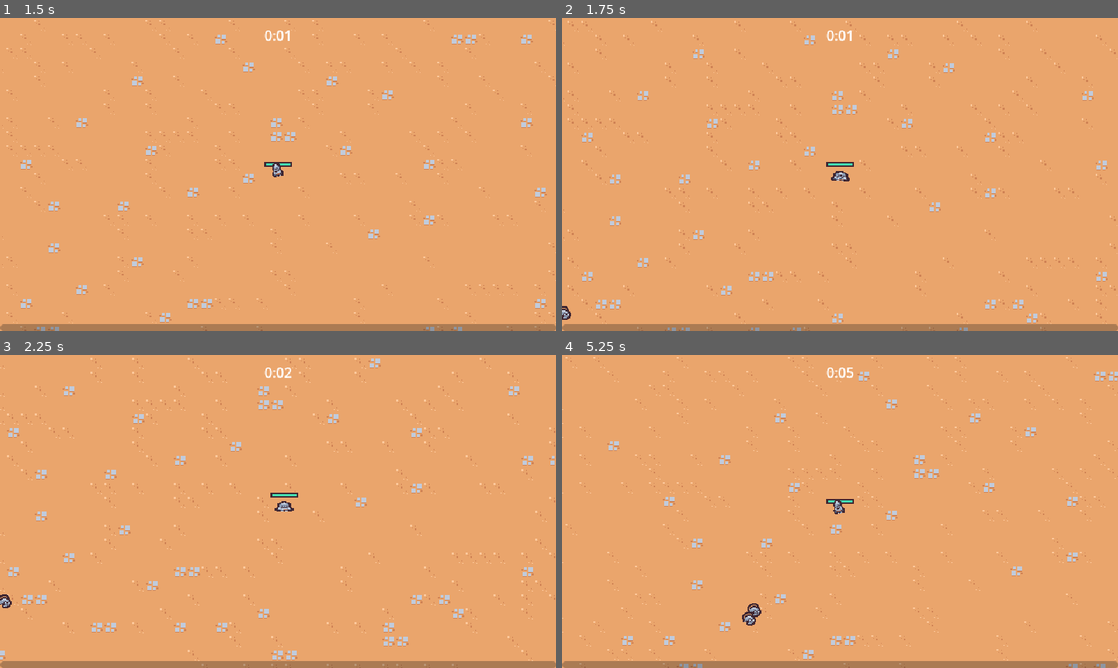
Above: before the commit, frames 1-4 (two rows, left to right).
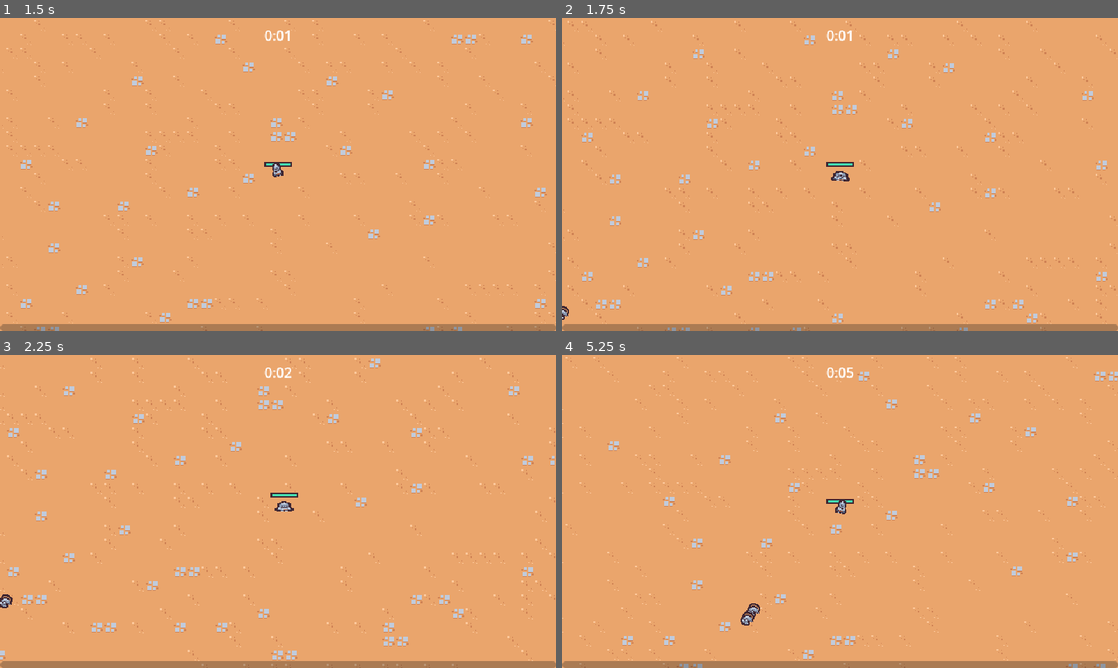
Above: after the commit, the same moments.

Repository: AntonMulder/2dsurvivorscourse
Game: Godot game, scene res://scenes/main/main.tscn
The game is run twice, just before and just after one commit, with the same random seed, the same clock (stepped at 60 frames per second) and the same inputs.
Inputs (mouse positions are in pixels of both pictures, inside the frame that each line leads up to):
- Up to frame 1 (1.5 s): tap Enter at 0.5 s; move the mouse to (400, 158) at 0.52 s; press the mouse at (400, 158) at 0.53 s; hold D (move_right) 0.53-1.28 s; move the mouse to (166, 190) at 1.27 s; release the mouse at (166, 190) at 1.28 s; hold S (move_down) from 1.28 s (still down); click (166, 190) at 1.35 s
- Up to frame 2 (1.75 s): keep holding S (move_down)
- Up to frame 3 (2.25 s): move the mouse to (333, 442) at 2.02 s; release S (move_down) at 2.03 s; press the mouse at (333, 442) at 2.03 s; hold D (move_right) from 2.03 s (still down)
- Up to frame 4 (5.25 s): move the mouse to (812, 574) at 2.77 s; release D (move_right) at 2.78 s; release the mouse at (812, 574) at 2.78 s; hold W (move_up) 2.78-3.53 s; click (812, 574) at 2.85 s; move the mouse to (1006, 558) at 3.52 s; press the mouse at (1006, 558) at 3.53 s; hold A (move_left) 3.53-5.03 s; move the mouse to (673, 464) at 4.27 s; release the mouse at (673, 464) at 4.28 s; click (673, 464) at 4.35 s; move the mouse to (867, 511) at 5.02 s; press the mouse at (867, 511) at 5.03 s; hold S (move_down) from 5.03 s (still down)

Frame 1 is identical in both runs. In frame 2, less than 0.1% of the frame differs, in the area x 0-2%, y 92-97%; in frame 3, less than 0.1%; in frame 4, 0.2%, in the area x 32-52%, y 46-87%.

Commit message:
Animating Enemy Death

Diff:
--- a/scenes/component/death_component.tscn
+++ b/scenes/component/death_component.tscn
@@ -1,20 +1,45 @@
-[gd_scene load_steps=9 format=3 uid="uid://bx3w05c8lwwv2"]
-
-[ext_resource type="Texture2D" uid="uid://b6u0ifcvi2lf" path="res://scenes/game_objects/basic_enemy/basic_enemy.png" id="2_13ykv"]
+[gd_scene load_steps=8 format=3 uid="uid://bx3w05c8lwwv2"]
 
 [sub_resource type="GDScript" id="GDScript_48few"]
-script/source = "extends Node2D
+script/source = "class_name DeathComponent extends Node2D
+
+@export var health_component: HealthComponent
+@export var sprite: Sprite2D
+
+@onready var animation_player: AnimationPlayer = $AnimationPlayer
+@onready var gpu_particles_2d: GPUParticles2D = $GPUParticles2D
+
+func _ready() -> void:
+    gpu_particles_2d.texture = sprite.texture
+    health_component.died.connect(on_died)
 
 
-# Called when the node enters the scene tree for the first time.
-func _ready() -> void:
-    pass # Replace with function body.
+func on_died() -> void:
+    var spawn_position: Vector2 = (owner as Node2D).global_position
 
+    var entities: Node2D = get_tree().get_first_node_in_group(\"entities_layer\")
+    get_parent().remove_child(self)
+    entities.add_child(self)
 
-# Called every frame. 'delta' is the elapsed time since the previous frame.
-func _process(delta: float) -> void:
-    pass
+    global_position = spawn_position
+    animation_player.play(\"default\")
+
 "
+
+[sub_resource type="Animation" id="Animation_ytpkc"]
+length = 0.001
+tracks/0/type = "value"
+tracks/0/imported = false
+tracks/0/enabled = true
+tracks/0/path = NodePath("GPUParticles2D:emitting")
+tracks/0/interp = 1
+tracks/0/loop_wrap = true
+tracks/0/keys = {
+"times": PackedFloat32Array(0),
+"transitions": PackedFloat32Array(1),
+"update": 1,
+"values": [false]
+}
 
 [sub_resource type="Animation" id="Animation_jw71x"]
 resource_name = "default"
@@ -45,21 +70,6 @@
 }]
 }
 
-[sub_resource type="Animation" id="Animation_ytpkc"]
-length = 0.001
-tracks/0/type = "value"
-tracks/0/imported = false
-tracks/0/enabled = true
-tracks/0/path = NodePath("GPUParticles2D:emitting")
-tracks/0/interp = 1
-tracks/0/loop_wrap = true
-tracks/0/keys = {
-"times": PackedFloat32Array(0),
-"transitions": PackedFloat32Array(1),
-"update": 1,
-"values": [false]
-}
-
 [sub_resource type="AnimationLibrary" id="AnimationLibrary_ren3v"]
 _data = {
 "RESET": SubResource("Animation_ytpkc"),
@@ -78,11 +88,11 @@
 velocity_pivot = Vector3(0, 100, 0)
 direction = Vector3(0, -1, 0)
 spread = 30.0
-initial_velocity_min = 125.0
-initial_velocity_max = 200.0
-angular_velocity_min = -720.0
-angular_velocity_max = 720.0
-gravity = Vector3(0, 400, 0)
+initial_velocity_min = 175.0
+initial_velocity_max = 250.0
+angular_velocity_min = -1440.0
+angular_velocity_max = 1440.0
+gravity = Vector3(0, 800, 0)
 scale_curve = SubResource("CurveTexture_p34b0")
 
 [node name="DeathComponent" type="Node2D"]
@@ -98,8 +108,7 @@
 emitting = false
 amount = 1
 process_material = SubResource("ParticleProcessMaterial_v0e05")
-texture = ExtResource("2_13ykv")
-lifetime = 0.65
+lifetime = 0.5
 one_shot = true
 fixed_fps = 0
 interpolate = false
--- a/scenes/game_objects/basic_enemy/basic_enemy.gd
+++ b/scenes/game_objects/basic_enemy/basic_enemy.gd
@@ -3,6 +3,7 @@
 const MAX_SPEED: int = 40
 
 @onready var health_component: HealthComponent = $HealthComponent
+@onready var visuals: Node2D = $Visuals
 
 
 # Called every frame. 'delta' is the elapsed time since the previous frame.
@@ -10,6 +11,11 @@
     var direction: Vector2 = get_direction_to_player()
     velocity = direction * MAX_SPEED
     move_and_slide()
+
+    var move_sign: float = sign(velocity.x)
+
+    if move_sign != 0:
+        visuals.scale = Vector2(-move_sign, 1)
 
 
 func get_direction_to_player() -> Vector2:
--- a/scenes/game_objects/basic_enemy/basic_enemy.tscn
+++ b/scenes/game_objects/basic_enemy/basic_enemy.tscn
@@ -1,10 +1,38 @@
-[gd_scene load_steps=11 format=3 uid="uid://xoqrj32qqqba"]
+[gd_scene load_steps=12 format=3 uid="uid://xoqrj32qqqba"]
 
 [ext_resource type="Script" path="res://scenes/game_objects/basic_enemy/basic_enemy.gd" id="1_26wcy"]
 [ext_resource type="Texture2D" uid="uid://b6u0ifcvi2lf" path="res://scenes/game_objects/basic_enemy/basic_enemy.png" id="1_jlq2e"]
 [ext_resource type="PackedScene" uid="uid://d207g0vdu543j" path="res://scenes/component/health_component.tscn" id="2_3j4ic"]
 [ext_resource type="PackedScene" uid="uid://dmpdbygr53fpu" path="res://scenes/component/vial_drop_component.tscn" id="3_f0hlm"]
 [ext_resource type="PackedScene" uid="uid://qk8jr8m5v2xq" path="res://scenes/component/hurtbox_component.tscn" id="4_pa0si"]
+[ext_resource type="PackedScene" uid="uid://bx3w05c8lwwv2" path="res://scenes/component/death_component.tscn" id="6_4hema"]
+
+[sub_resource type="Animation" id="Animation_n3ejf"]
+length = 0.001
+tracks/0/type = "value"
+tracks/0/imported = false
+tracks/0/enabled = true
+tracks/0/path = NodePath("Visuals/Sprite2D:position")
+tracks/0/interp = 1
+tracks/0/loop_wrap = true
+tracks/0/keys = {
+"times": PackedFloat32Array(0),
+"transitions": PackedFloat32Array(1),
+"update": 0,
+"values": [Vector2(0, -4)]
+}
+tracks/1/type = "value"
+tracks/1/imported = false
+tracks/1/enabled = true
+tracks/1/path = NodePath("Visuals/Sprite2D:rotation")
+tracks/1/interp = 1
+tracks/1/loop_wrap = true
+tracks/1/keys = {
+"times": PackedFloat32Array(0),
+"transitions": PackedFloat32Array(1),
+"update": 0,
+"values": [0.0]
+}
 
 [sub_resource type="Animation" id="Animation_lgo0r"]
 resource_name = "walk"
@@ -36,33 +64,6 @@
 "values": [0.174533, -0.174533, 0.174533, -0.174533]
 }
 
-[sub_resource type="Animation" id="Animation_n3ejf"]
-length = 0.001
-tracks/0/type = "value"
-tracks/0/imported = false
-tracks/0/enabled = true
-tracks/0/path = NodePath("Visuals/Sprite2D:position")
-tracks/0/interp = 1
-tracks/0/loop_wrap = true
-tracks/0/keys = {
-"times": PackedFloat32Array(0),
-"transitions": PackedFloat32Array(1),
-"update": 0,
-"values": [Vector2(0, -4)]
-}
-tracks/1/type = "value"
-tracks/1/imported = false
-tracks/1/enabled = true
-tracks/1/path = NodePath("Visuals/Sprite2D:rotation")
-tracks/1/interp = 1
-tracks/1/loop_wrap = true
-tracks/1/keys = {
-"times": PackedFloat32Array(0),
-"transitions": PackedFloat32Array(1),
-"update": 0,
-"values": [0.0]
-}
-
 [sub_resource type="AnimationLibrary" id="AnimationLibrary_24x32"]
 _data = {
 "RESET": SubResource("Animation_n3ejf"),
@@ -92,6 +93,10 @@
 [node name="VialDropComponent" parent="." node_paths=PackedStringArray("health_component") instance=ExtResource("3_f0hlm")]
 health_component = NodePath("../HealthComponent")
 
+[node name="DeathComponent" parent="." node_paths=PackedStringArray("health_component", "sprite") instance=ExtResource("6_4hema")]
+health_component = NodePath("../HealthComponent")
+sprite = NodePath("../Visuals/Sprite2D")
+
 [node name="HurtboxComponent" parent="." node_paths=PackedStringArray("health_component") instance=ExtResource("4_pa0si")]
 health_component = NodePath("../HealthComponent")
 
--- a/scenes/game_objects/player/player.gd
+++ b/scenes/game_objects/player/player.gd
@@ -41,9 +41,7 @@
 
     var move_sign: int = sign(movement_vector.x)
 
-    if move_sign == 0:
-        visuals.scale = Vector2.ONE
-    else:
+    if move_sign != 0:
         visuals.scale = Vector2(move_sign, 1)
 
 
